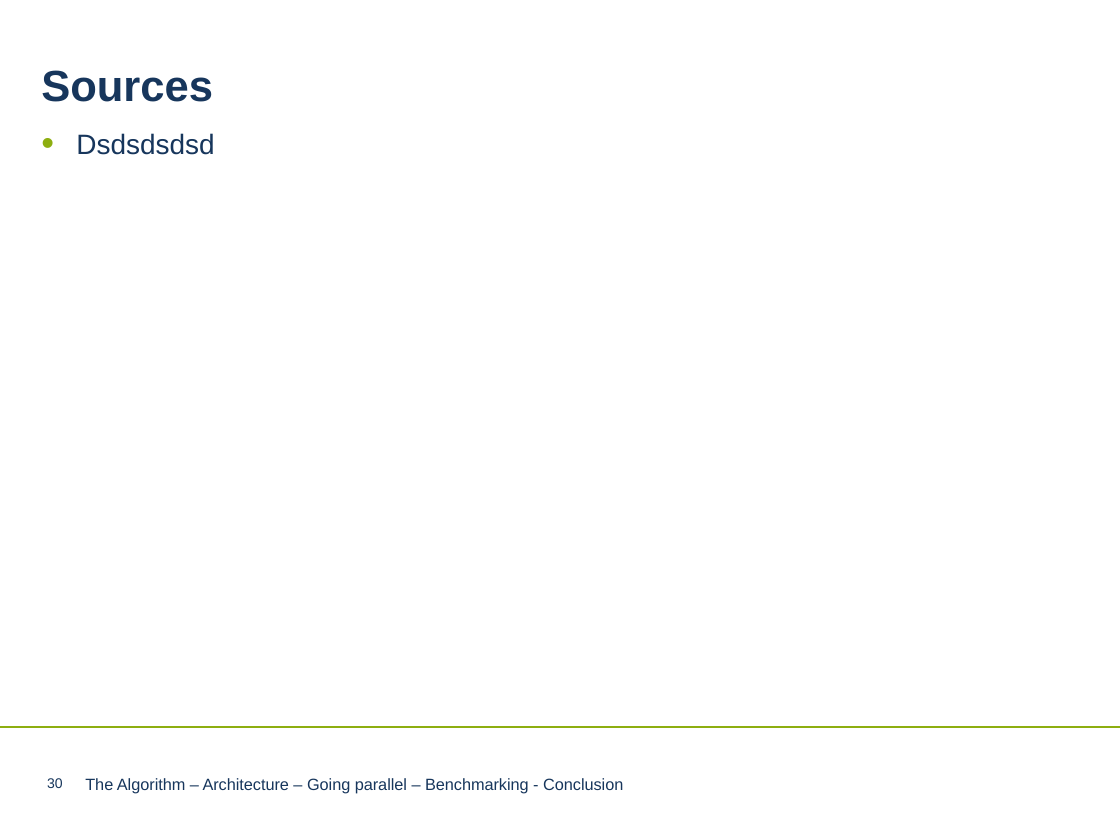
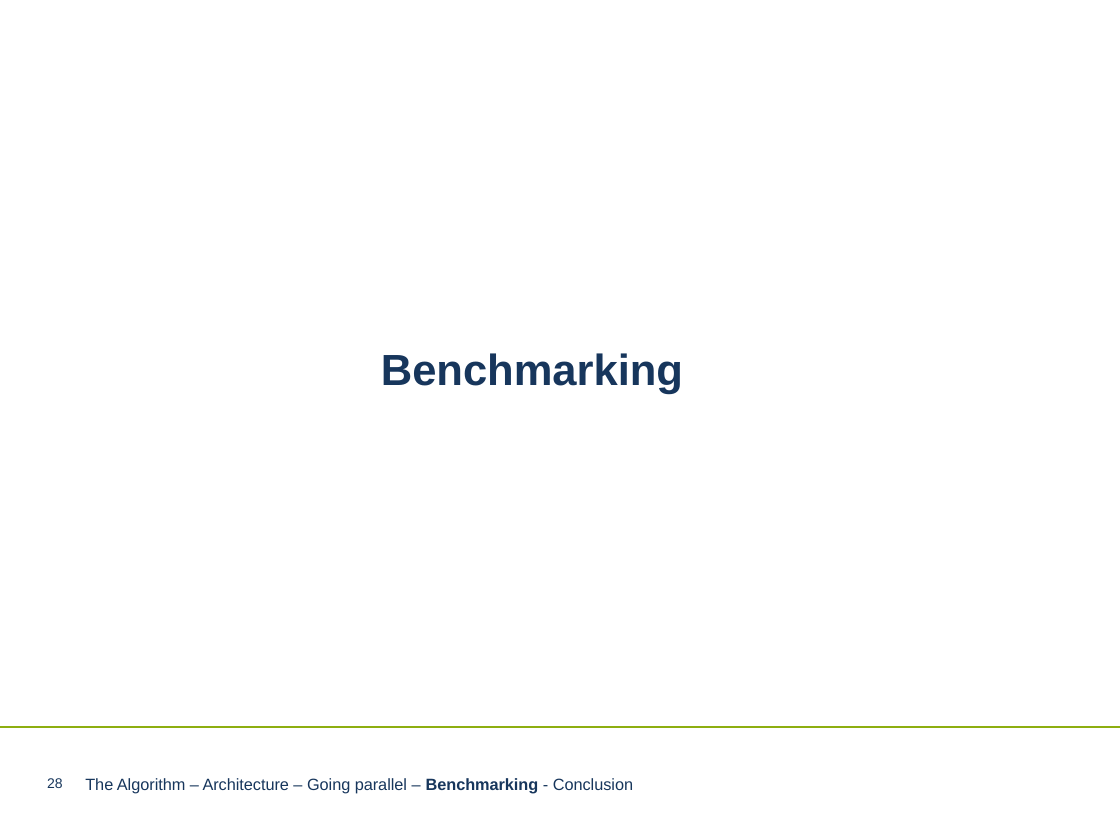
Before and after one commit to LnFlg/Perceptron, a slide deck: slide 28 of Perceptron Algorithm neueres PPT-Format.pptx (slide 30 before the commit). Drawn at 1120x840 pixels with LibreOffice and Linux fonts; fonts in the diff are those of the drawing; background and template pictures are left out. Boxes give left, top, right and bottom in pixels: in the first picture for what was removed or moved away, otherwise in the second. Text is boxed around its words. In the diff, an @@ line names an element or a change of style, - is before the commit and + after.

```diff
--- a/Perceptron Algorithm neueres PPT-Format.pptx
+++ b/Perceptron Algorithm neueres PPT-Format.pptx
@@ text removed at (41,70,213,102) @@
-Sources
@@ text removed at (76,133,214,155) @@
-• Dsdsdsdsd
@@ text added at (381,353,683,394), 28 pt, text #17365C, bold @@
+Benchmarking
@@ page number at (47,778,63,788): text changed @@
-30
+28
@@ text "The Algorithm – Architecture – ..." at (85,778,633,794): bold on in "Benchmarking" @@
```
Also in this commit, not shown: 26 other slides changed, 4 slides added.
